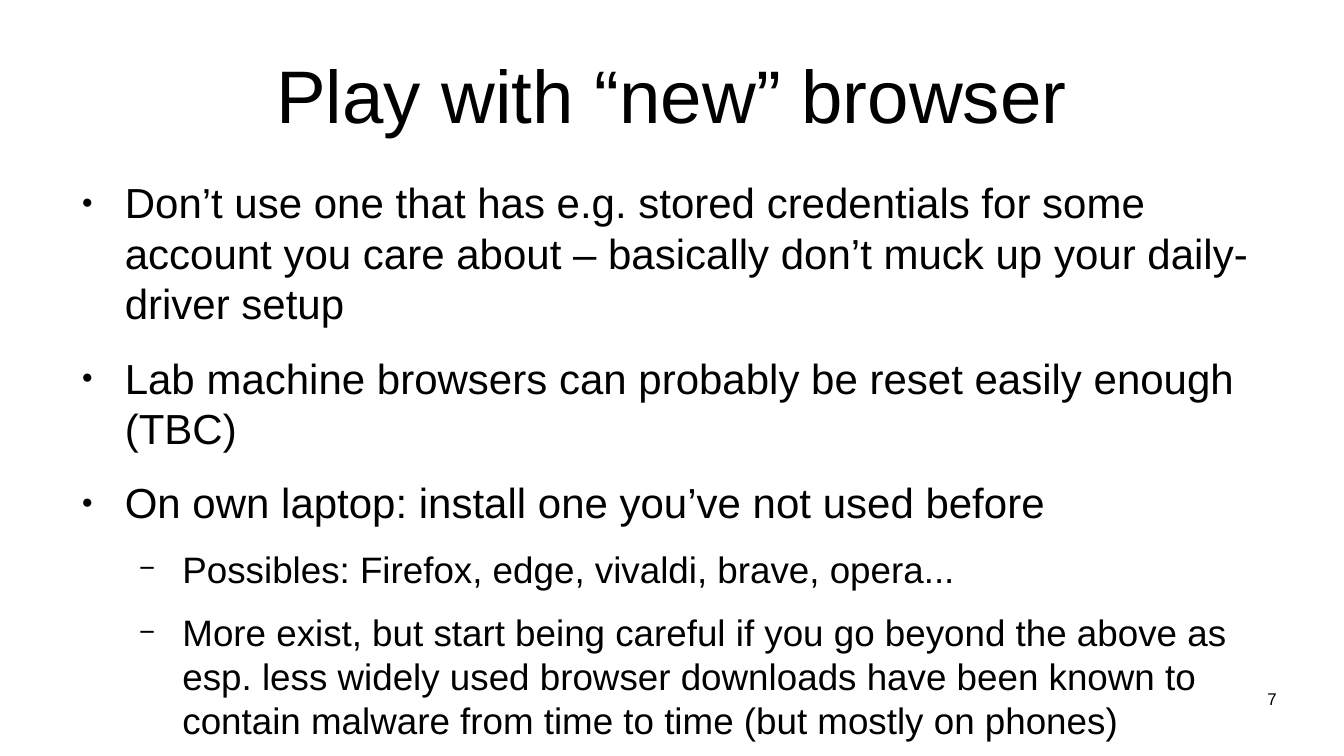
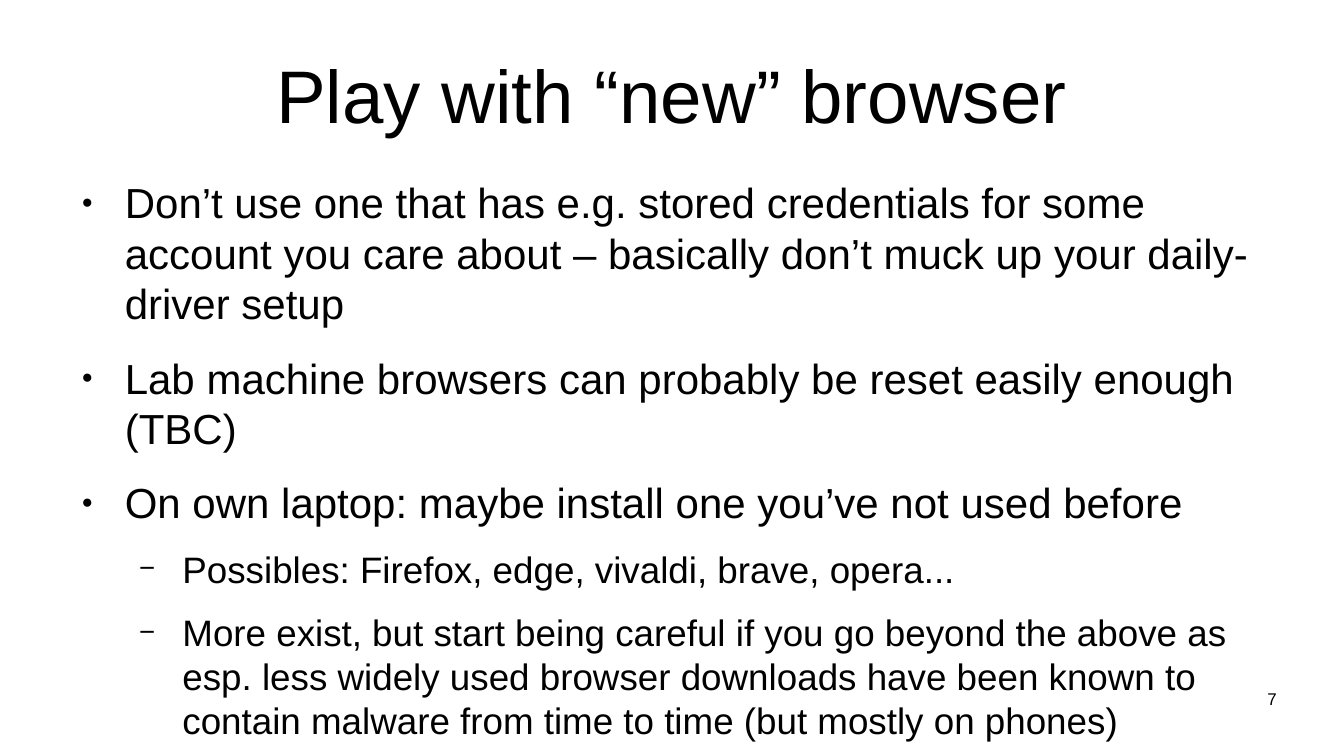
Before and after one commit to sftcd/witidtm, a slide deck: slide 7 of lectures/2022-2023/labs.odp. Drawn at 1344x756 pixels with LibreOffice and Linux fonts; fonts in the diff are those of the drawing. Boxes give left, top, right and bottom in pixels: in the first picture for what was removed or moved away, otherwise in the second. Text is boxed around its words. In the diff, an @@ line names an element or a change of style, - is before the commit and + after.

```diff
--- a/lectures/2022-2023/labs.odp
+++ b/lectures/2022-2023/labs.odp
@@ text at [125,487,1182,527]: text changed @@
-● On own laptop: install one you’ve not used before
+● On own laptop: maybe install one you’ve not used before
```
Also in this commit, not shown: 3 other slides changed, 2 slides added, 1 other file.
